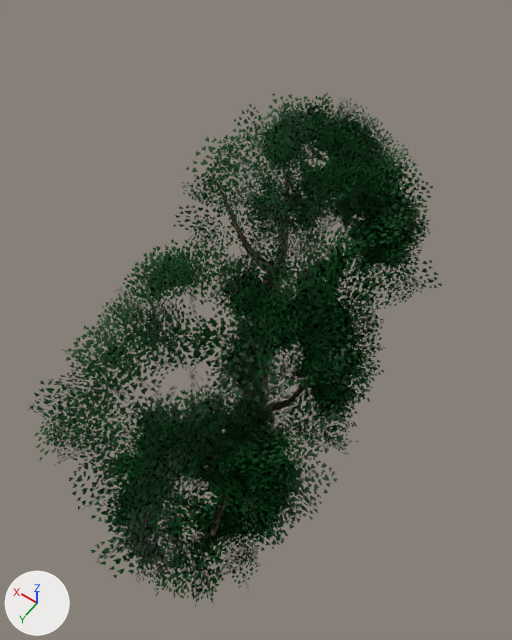
Two versions of the FBX model Assets/Asset map ngoài trời/Plants/Trees/Cay 2 - LOD 2.fbx, one commit apart.
Before and after are seen from a 50 mm lens placed at (-78.38, 31.47, 24.61), pointed at (-69.94, 19.66, 6.05). Arrows for +X, +Y and +Z are at lower left; the lights stay in place. The picture after the commit comes second. Vertices at exactly the same position are counted once.

Objects in the first picture: 'LOD2'.
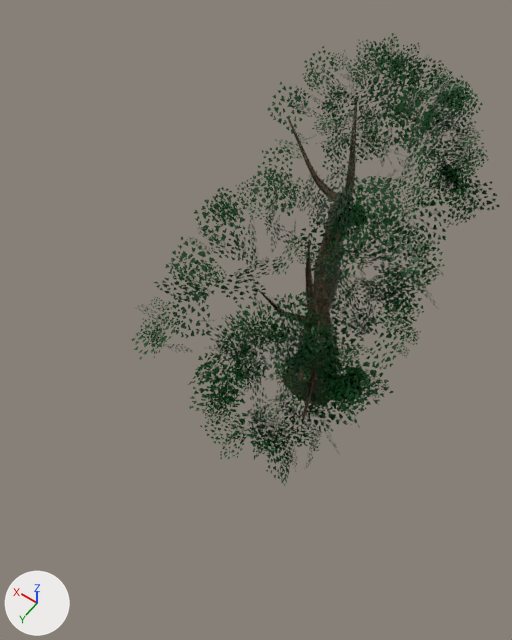
Scene script edits in JSON lines:
```json
{"block": "me_plane_002", "where": "# used by ob_lod2; location = (-71.05, 21.64, 0.35)"}
{"op": "remove", "block": "me_plane_002", "code": "me_plane_002.from_pydata(...)  # 7088 vertices, 2372 faces; spans x -4.4..5.1, y -8.9..7.1, z -0.5..12.3"}
{"op": "add", "block": "me_plane_002", "code": "me_plane_002.from_pydata(...)  # 3128 vertices, 1280 faces; spans x -4.0..5.0, y -8.6..6.8, z -0.5..12.3"}
{"block": "me_plane_002", "change": "me_plane_002 part 1: 1197 loose pieces with 4788 vertices, spanning x -4.4..5.1, y -8.9..7.1, z 3.4..11.9, are deleted"}
{"block": "me_plane_002", "change": "me_plane_002 part 2: 25 vertices moved within x -2.4..2.6, y -7.5..5.5, z 4.7..10.6; 603 vertices removed from x -3.8..3.7, y -8.1..6.6, z 2.2..11.5; 1431 vertices added at x -4.0..4.9, y -8.6..6.8, z 3.5..12.3"}
{"op": "set", "path": "ob_lod2.location", "old": "(-71.05, 21.64, 0.35)", "new": "(-71.05, 17.34, 0.35)"}
```

Changed parts and their boxes (x1, y1, x2, y2) in the pictures (512 x 640 px):
```json
{"object": "LOD2", "change": "reshaped, moved", "before": [28, 93, 442, 607], "after": [131, 33, 500, 486], "on screen": "11% narrower, 12% shorter"}
{"part": 1, "of": "me_plane_002", "change": "deleted", "before": [28, 93, 433, 602], "on screen": "green"}
{"part": 2, "of": "me_plane_002", "change": "reshaped", "before": [68, 95, 413, 578], "after": [154, 40, 482, 482]}
```
